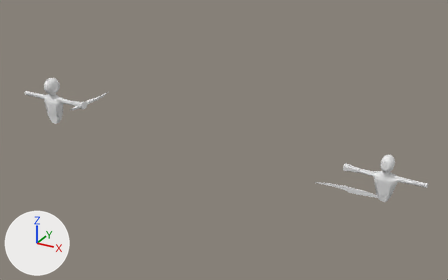
Two versions of the Blender file Project/Assets/Blender/enemyAnimation.blend, one commit apart.
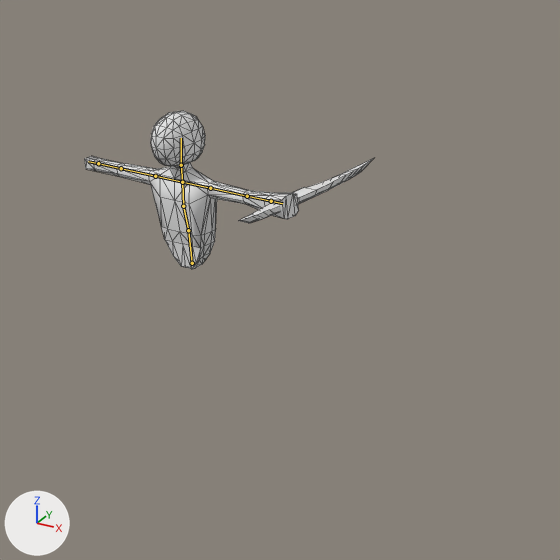
There are two pictures of each version: one whole from a 50 mm lens placed at (201.3, -201.1, 110.7), pointed at (87.8, 5.4, 7.5), one close up on the part from 0% to 36% of the width and 16% to 74% of the height. The lights are fixed; the arrows at lower left show +X, +Y and +Z. The bones that bend it are drawn over the model as lines in the close-ups. The close-ups show mesh edges as thin lines.

The first close-up shows 'bossEnemy_0', 'enemyWeapon_0'.
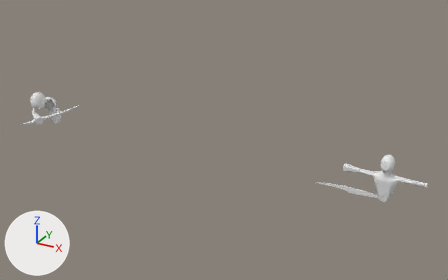
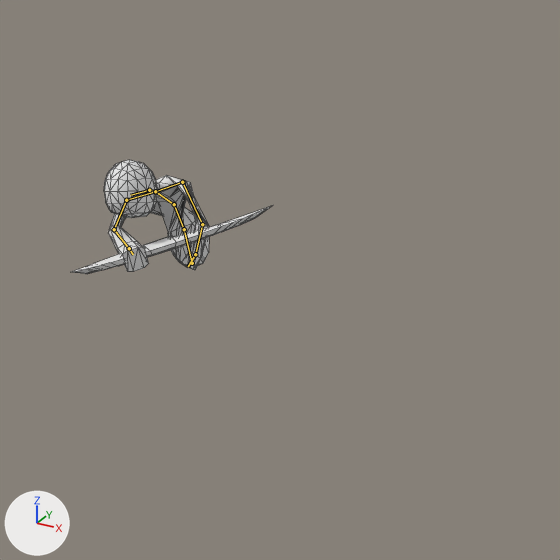
The newer file adds an action. The first version stands in its rest pose; the second is drawn at frame 8 of the action 'strongAttack'.

What the commit changed:
Bone 'waist' (bone_waist) turns from (0, 0, 0) to (4, 58, -9) degrees about its own x, y and z.
Bone 'stomach' (bone_stomach) turns from (0, 0, 0) to (15, 48, 3) degrees about its own x, y and z.
Bone 'chest' (bone_chest) turns from (0, 0, 0) to (1, -29, -36) degrees about its own x, y and z.
Bone 'neck' (bone_neck) turns from (0, 0, 0) to (69, 125, 41) degrees about its own x, y and z.
Bone 'ボーン.004' (bone_ボーン_004) turns from (0, 0, 0) to (3, -7, 26) degrees about its own x, y and z.
Bone 'leftShoulder' (bone_leftshoulder) turns from (0, 0, 0) to (-109, 0, -9) degrees about its own x, y and z.
Bone 'leftUpperArm' (bone_leftupperarm) turns from (0, 0, 0) to (135, 0, 85) degrees about its own x, y and z.
Bone 'leftFoream' (bone_leftfoream) turns from (0, 0, 0) to (31, -149, 11) degrees about its own x, y and z.
Bone 'leftHand' (bone_lefthand) turns from (0, 0, 0) to (19, -6, -5) degrees about its own x, y and z.
Bone 'rightShoulder' (bone_rightshoulder) turns from (0, 0, 0) to (-108, 2, 1) degrees about its own x, y and z.
Bone 'rightUpperArm' (bone_rightupperarm) turns from (0, 0, 0) to (-19, -18, -91) degrees about its own x, y and z.
Bone 'rightForearm' (bone_rightforearm) turns from (0, 0, 0) to (15, -25, -47) degrees about its own x, y and z.
Bone 'rightHand' (bone_righthand) turns from (0, 0, 0) to (-15, 21, 9) degrees about its own x, y and z.

Where the change shows, as pixel boxes [x1, y1, x2, y2] in the close-ups (560 x 560 px):
'bossEnemy_0', posed (51% narrower, 29% shorter): before [84, 111, 299, 269]; after [104, 160, 209, 272]
'enemyWeapon_0', posed (47% wider): before [238, 158, 374, 223]; after [72, 206, 272, 274]
bone 'waist', root to tip: before (192, 263) to (188, 230); after (192, 263) to (184, 229)
bone 'stomach', root to tip: before (188, 230) to (183, 206); after (184, 229) to (174, 204)
bone 'chest', root to tip: before (183, 206) to (182, 182); after (174, 204) to (155, 191)
bone 'neck', root to tip: before (182, 182) to (181, 165); after (155, 191) to (149, 190)
bone 'ボーン.004', root to tip: before (181, 165) to (181, 138); after (149, 190) to (130, 195)
bone 'leftShoulder', root to tip: before (182, 182) to (155, 176); after (155, 191) to (182, 182)
bone 'leftUpperArm', root to tip: before (155, 176) to (121, 168); after (182, 182) to (202, 224)
bone 'leftFoream', root to tip: before (121, 168) to (98, 163); after (202, 224) to (195, 254)
bone 'leftHand', root to tip: before (98, 163) to (88, 161); after (195, 254) to (188, 266)
bone 'rightShoulder', root to tip: before (182, 182) to (210, 188); after (155, 191) to (126, 200)
bone 'rightUpperArm', root to tip: before (210, 188) to (247, 196); after (126, 200) to (114, 229)
bone 'rightForearm', root to tip: before (247, 196) to (271, 201); after (114, 229) to (129, 248)
bone 'rightHand', root to tip: before (271, 201) to (282, 203); after (129, 248) to (133, 254)
